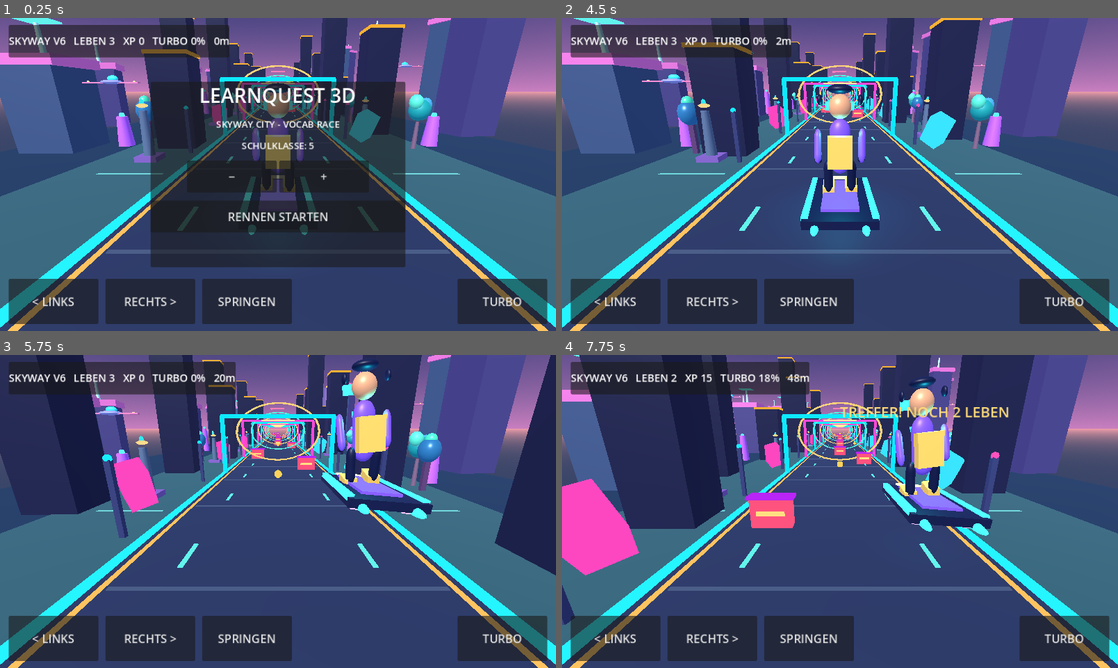
Above: before the commit, frames 1-4 (two rows, left to right).
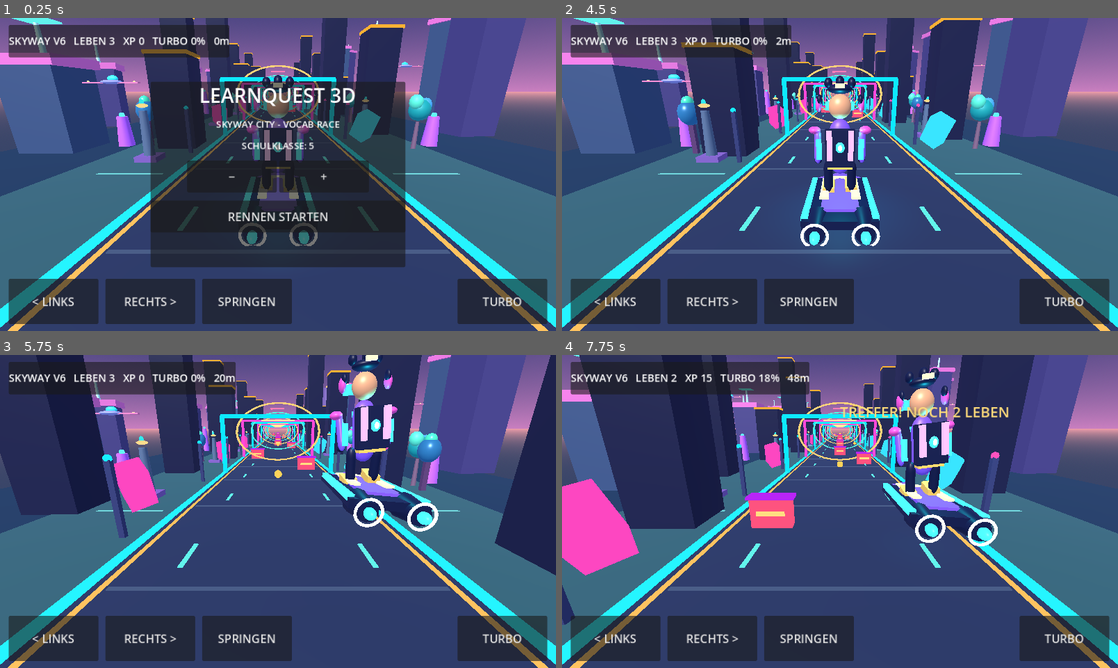
Above: after the commit, the same moments.

Repository: mtothek0703/learnquest-unity-web
Game: Godot game, scene res://main.tscn
The game is run twice, just before and just after one commit, with the same random seed, the same clock (stepped at 60 frames per second) and the same inputs.
Inputs:
- Up to frame 1 (0.25 s): no input
- Up to frame 2 (4.5 s): click "RECHTS >" at 0.5 s; click "SPRINGEN" at 1.25 s; click "TURBO" at 2 s; click "−" at 2.75 s; click "+" at 3.5 s; click "RENNEN STARTEN" at 4.25 s
- Up to frame 3 (5.75 s): hold Right from 5.03 s (still down); tap Space at 5.27 s
- Up to frame 4 (7.75 s): release Right at 5.78 s; hold S 5.78-6.53 s; tap Space at 6.02, 7.52 s; hold Right from 6.53 s (still down)

The runs differ from the first frame. In frame 1, 1.5% of the frame differs, in the area x 42-58%, y 18-73%; in frame 2, 1.8%; in frame 3, 2.1%, in the area x 59-79%, y 0-57%; in frame 4, 2.1%.

Commit message:
feat: stylize hover racer with jet engines, neon armour, helmet and backpack

Diff:
--- a/godot/hover_hero.gd
+++ b/godot/hover_hero.gd
@@ -8,6 +8,7 @@
 var right_leg: Node3D
 var board: Node3D
 var character_body: Node3D
+var shoulder_lights: Array[MeshInstance3D] = []
 var flames: Array[MeshInstance3D] = []
 var lean := 0.0
 var boosting := false
@@ -47,6 +48,26 @@
     mesh.rings = 5
     return piece(parent, mesh, pos, size, tint)
 
+func thruster(parent: Node3D, pos: Vector3, radius: float, tint: Color) -> Node3D:
+    var group := Node3D.new()
+    group.position = pos
+    parent.add_child(group)
+    var cylinder := CylinderMesh.new()
+    cylinder.height = 0.72
+    cylinder.bottom_radius = radius
+    cylinder.top_radius = radius * 0.7
+    cylinder.radial_segments = 12
+    var tube := piece(group, cylinder, Vector3.ZERO, Vector3.ONE, tint)
+    tube.rotation_degrees.x = 90
+    var ring := TorusMesh.new()
+    ring.inner_radius = radius * 0.78
+    ring.outer_radius = radius
+    ring.rings = 20
+    ring.ring_segments = 8
+    var halo := piece(group, ring, Vector3(0, 0, 0.39), Vector3.ONE, Color("#80fff4"), true)
+    halo.rotation_degrees.x = 90
+    return group
+
 func _ready() -> void:
     _assemble()
 
@@ -68,6 +89,15 @@
         var flame := ball(board, Vector3(side * 0.51, 0.18, 1.28), Vector3(0.17, 0.17, 0.5), cyan, true)
         flames.append(flame)
     box(board, Vector3(0, 0.38, -1.24), Vector3(0.82, 0.05, 0.13), yellow, true)
+    # Streamlined pointed nose, asymmetric colored panels, two solid rear jet nacelles.
+    var nose := PrismMesh.new()
+    nose.size = Vector3(1.32, 0.17, 0.73)
+    var prow := piece(board, nose, Vector3(0, 0.30, -1.37), Vector3.ONE, suit)
+    prow.rotation_degrees.y = 180
+    for side in [-1.0, 1.0]:
+        thruster(board, Vector3(side * 0.48, 0.17, 1.18), 0.27, navy)
+        ball(board, Vector3(side * 0.48, 0.17, 1.62), Vector3(0.20, 0.22, 0.34), cyan, true)
+        box(board, Vector3(side * 0.37, 0.43, -0.28), Vector3(0.21, 0.06, 1.32), yellow, true)
 
     var body := Node3D.new()
     body.name = "Animated racer rig"
@@ -76,6 +106,16 @@
     capsule(body, Vector3(0, 1.55, 0), Vector3(0.49, 0.64, 0.35), suit)
     box(body, Vector3(0, 1.50, 0.38), Vector3(0.53, 0.7, 0.27), yellow)
     box(body, Vector3(0, 1.93, -0.18), Vector3(0.39, 0.12, 0.12), cyan, true)
+    # Shoulder armour and curved energy seams read clearly from the chase camera.
+    for side in [-1.0, 1.0]:
+        var pad := ball(body, Vector3(side * 0.58, 1.93, -0.06), Vector3(0.28, 0.18, 0.31), bright)
+        shoulder_lights.append(pad)
+        box(body, Vector3(side * 0.47, 1.53, 0.23), Vector3(0.12, 0.46, 0.06), cyan, true)
+    # Twin backpack modules and glowing power cell face the player.
+    box(body, Vector3(0, 1.62, 0.48), Vector3(0.62, 0.80, 0.25), navy)
+    globe_power(body, Vector3(0, 1.66, 0.65), cyan)
+    for side in [-1.0, 1.0]:
+        box(body, Vector3(side * 0.22, 1.70, 0.65), Vector3(0.11, 0.61, 0.1), bright, true)
     ball(body, Vector3(0, 2.45, 0), Vector3(0.51, 0.54, 0.45), skin)
     # Hair silhouette and fringe are visible from the rear/side.
     ball(body, Vector3(0, 2.82, 0.04), Vector3(0.54, 0.21, 0.46), navy)
@@ -83,6 +123,14 @@
         ball(body, Vector3(side * 0.44, 2.6, 0.09), Vector3(0.12, 0.22, 0.20), navy)
     box(body, Vector3(0, 2.45, -0.40), Vector3(0.67, 0.21, 0.12), cyan, true)
     box(body, Vector3(0, 2.84, -0.17), Vector3(0.21, 0.08, 0.29), bright, true)
+    # Hero's hair, visor frame, earpieces and helmet sticker.
+    for side in [-1.0, 1.0]:
+        ball(body, Vector3(side * 0.47, 2.49, 0.04), Vector3(0.14, 0.30, 0.26), bright)
+        box(body, Vector3(side * 0.24, 2.47, -0.43), Vector3(0.08, 0.22, 0.07), yellow, true)
+    ball(body, Vector3(0, 2.95, 0.13), Vector3(0.19, 0.26, 0.27), navy)
+    ball(body, Vector3(-0.25, 2.94, 0.02), Vector3(0.18, 0.22, 0.24), navy)
+    ball(body, Vector3(0.25, 2.94, 0.04), Vector3(0.18, 0.23, 0.25), navy)
+    box(body, Vector3(0, 2.87, 0.38), Vector3(0.20, 0.09, 0.08), yellow, true)
 
     left_arm = Node3D.new()
     right_arm = Node3D.new()
@@ -101,6 +149,10 @@
         capsule(leg, Vector3(0, -0.23, 0), Vector3(0.22, 0.44, 0.24), navy)
         box(leg, Vector3(0, -0.60, -0.16), Vector3(0.29, 0.19, 0.48), yellow)
 
+func globe_power(parent: Node3D, pos: Vector3, tint: Color) -> void:
+    ball(parent, pos, Vector3(0.19, 0.23, 0.08), tint, true)
+    ball(parent, pos + Vector3(0, 0, 0.06), Vector3(0.09, 0.13, 0.04), Color("#fff5c4"), true)
+
 func _process(delta: float) -> void:
     time += delta
     var bob := sin(time * (8.5 if boosting else 3.4)) * 0.06
@@ -113,5 +165,8 @@
     right_arm.rotation.x = -0.22 - sin(time * 4.0) * 0.09
     left_leg.rotation.x = 0.22 + sin(time * 4.0) * 0.07
     right_leg.rotation.x = 0.22 - sin(time * 4.0) * 0.07
+    for i in range(shoulder_lights.size()):
+        var light := shoulder_lights[i]
+        light.scale.y = 0.18 + sin(time * 2.7 + float(i)) * 0.02
     for flame in flames:
         flame.scale.z = (1.5 if boosting else 0.65) + (0.15 * sin(time * 18.0))
